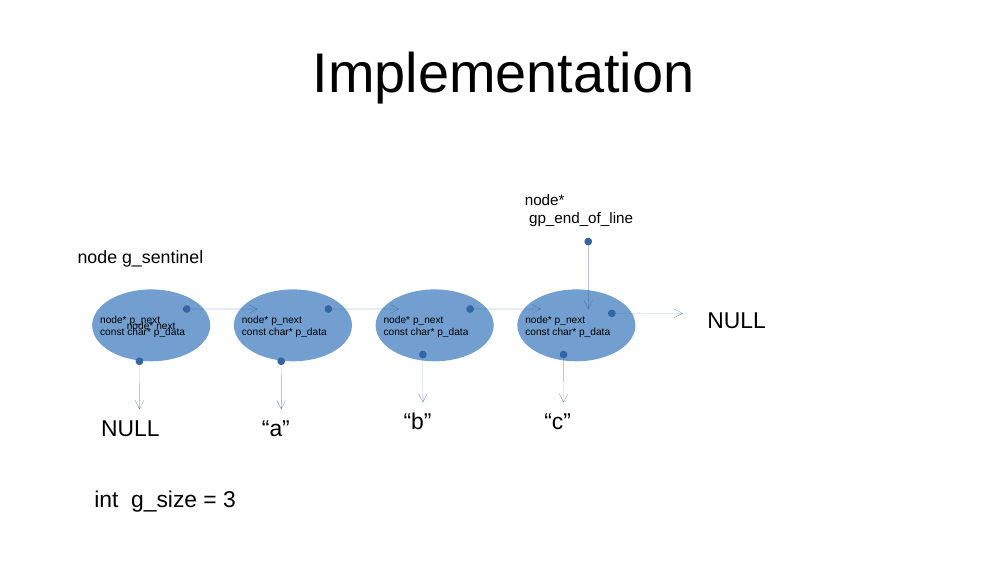
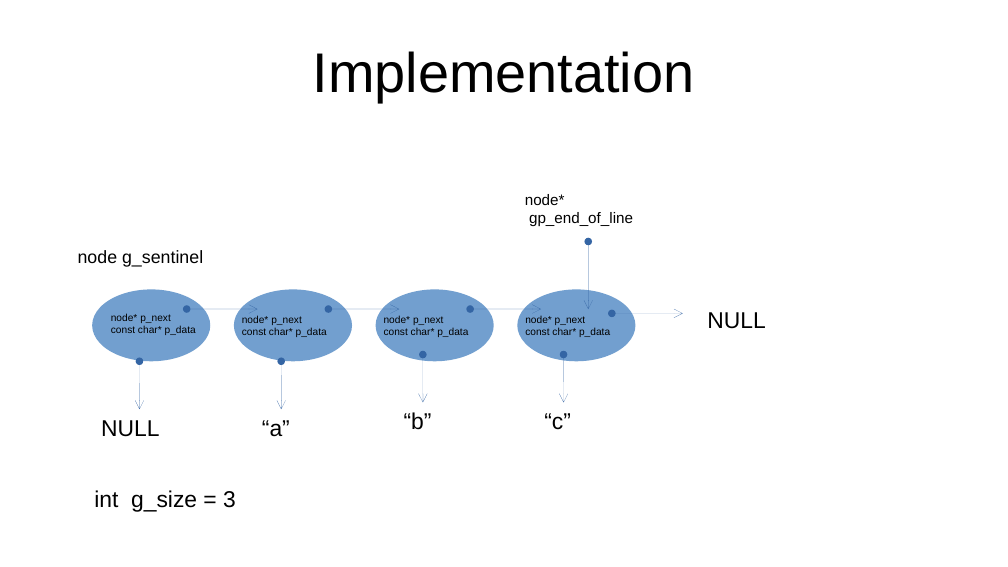
Before and after one commit to whowe444/nrl_queue_project, a slide deck: slide 6 of nrl_presentation.pptx. Drawn at 1008x567 pixels with LibreOffice and Linux fonts; fonts in the diff are those of the drawing. Boxes give left, top, right and bottom in pixels: in the first picture for what was removed or moved away, otherwise in the second. Text is boxed around its words. In the diff, an @@ line names an element or a change of style, - is before the commit and + after.

```diff
--- a/nrl_presentation.pptx
+++ b/nrl_presentation.pptx
@@ text "node* p_next" moved from (x1=100, y1=315, x2=185, y2=337) to (x1=111, y1=313, x2=196, y2=335) @@
@@ text in freeform shape at (x1=127, y1=321, x2=154, y2=331): text removed @@
-node* next
```
